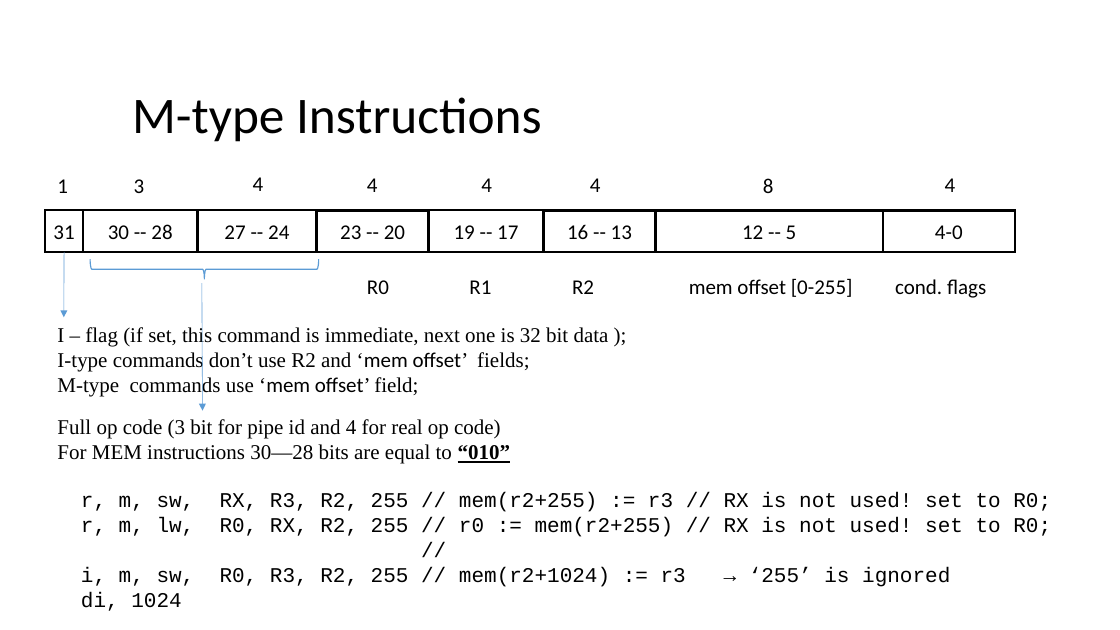
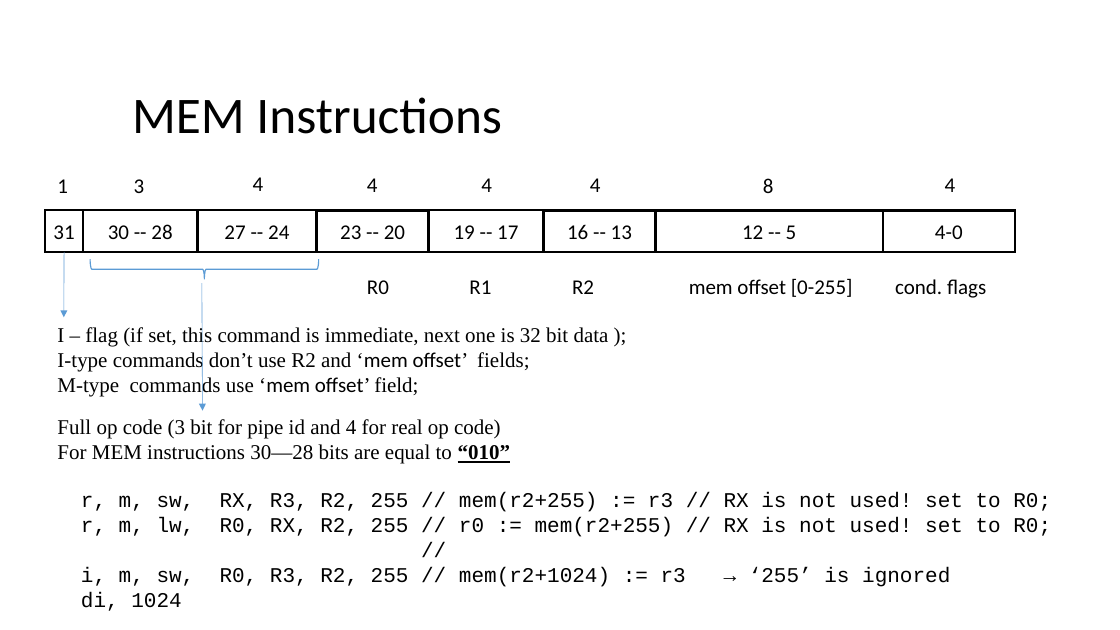
Before and after one commit to FROL256/argon-cpu, a slide deck: slide 3 of DOC/01_isa_encoding.pptx. Drawn at 1120x630 pixels with LibreOffice and Linux fonts; fonts in the diff are those of the drawing. Boxes give left, top, right and bottom in pixels: in the first picture for what was removed or moved away, otherwise in the second. Text is boxed around its words. In the diff, an @@ line names an element or a change of style, - is before the commit and + after.

```diff
--- a/DOC/01_isa_encoding.pptx
+++ b/DOC/01_isa_encoding.pptx
@@ title at (132, 97, 502, 134): text changed @@
-M-type Instructions
+MEM Instructions
```
Also in this commit, not shown: 2 other slides changed.
